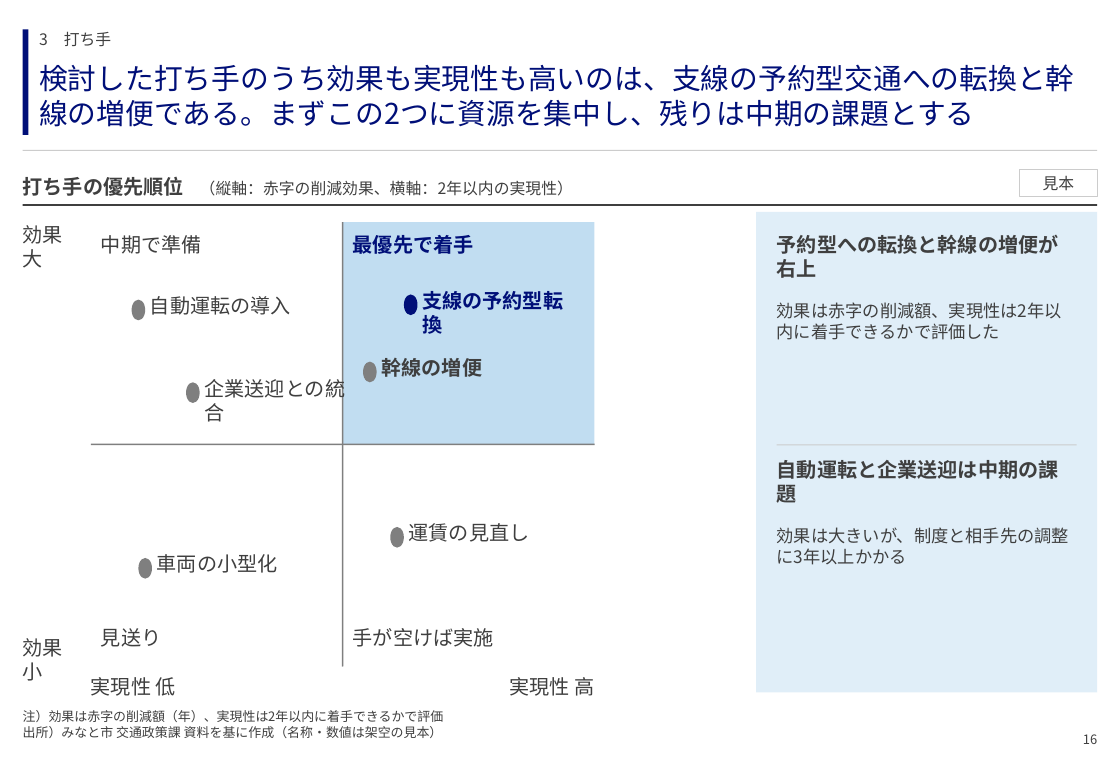
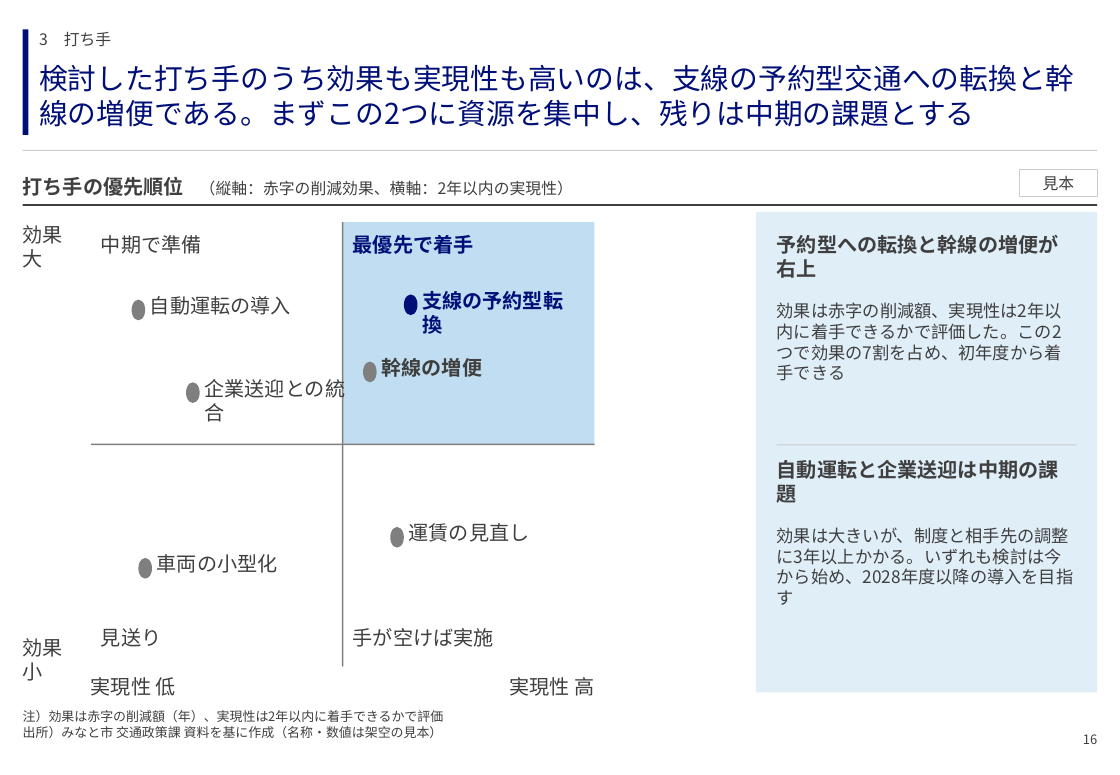
Before and after one commit to GontaHH/slide_builder, a slide deck: slide 16 of patterns/pattern-deck.pptx. Drawn at 1120x775 pixels with LibreOffice and Linux fonts; fonts in the diff are those of the drawing. Boxes give left, top, right and bottom in pixels: in the first picture for what was removed or moved away, otherwise in the second. Text is boxed around its words. In the diff, an @@ line names an element or a change of style, - is before the commit and + after.

```diff
--- a/patterns/pattern-deck.pptx
+++ b/patterns/pattern-deck.pptx
@@ text at <box>777,302,1062,381</box>: text changed @@
-効果は赤字の削減額、実現性は2年以内に着手できるかで評価した
+効果は赤字の削減額、実現性は2年以内に着手できるかで評価した。この2つで効果の7割を占め、初年度から着手できる
@@ text at <box>777,527,1074,585</box>: text changed @@
-効果は大きいが、制度と相手先の調整に3年以上かかる
+効果は大きいが、制度と相手先の調整に3年以上かかる。いずれも検討は今から始め、2028年度以降の導入を目指す
```
Also in this commit, not shown: 123 other slides changed, 3 other files.
